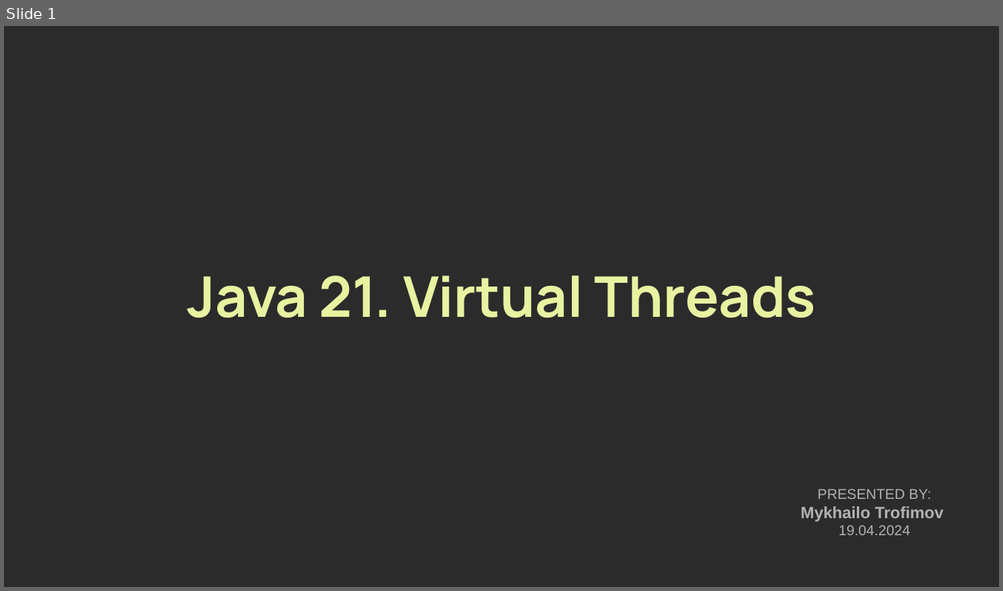
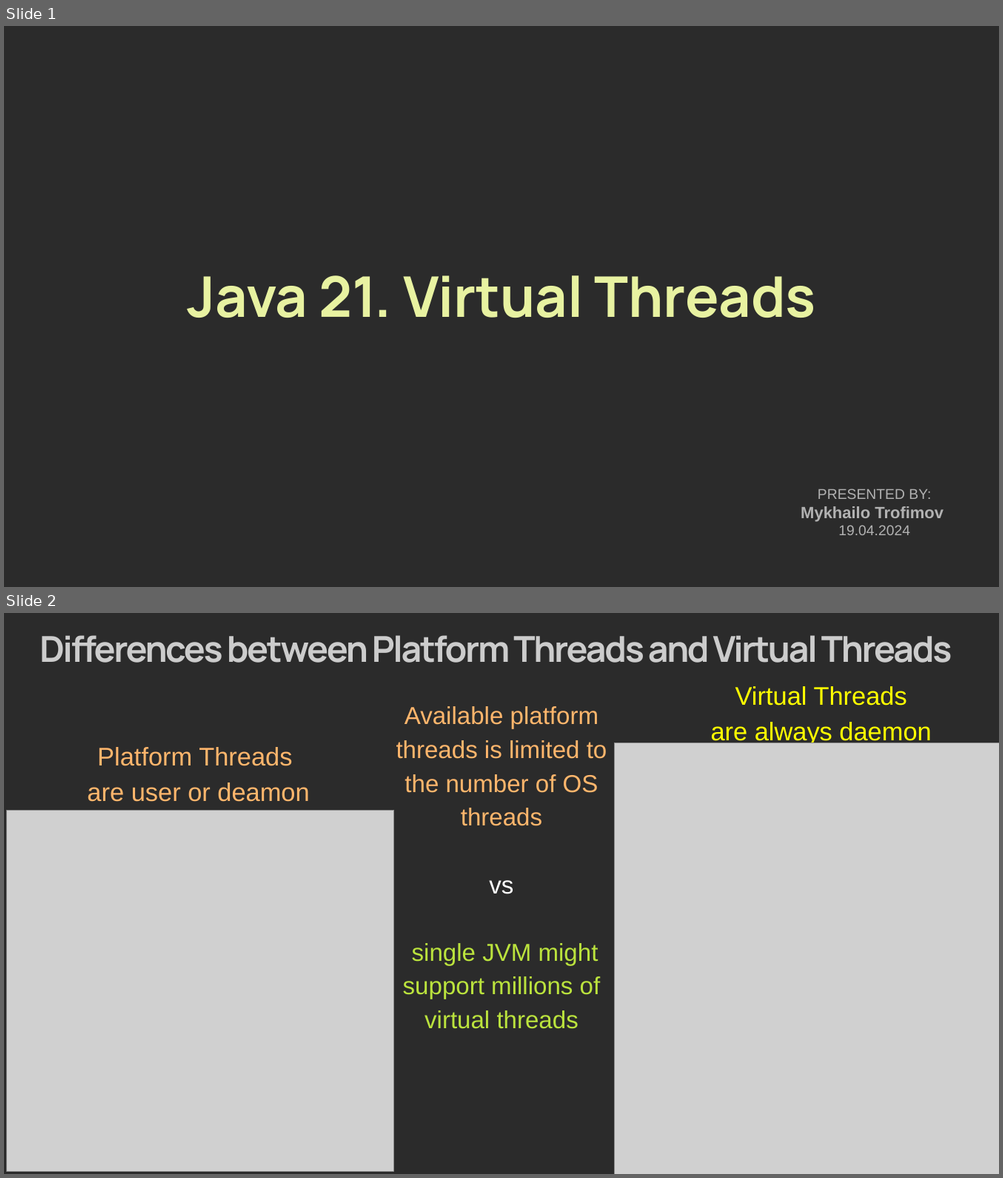
Before and after one commit to TrofimovMishka/java_virtual_threads, a slide deck: presentation/Java21-VirtualThreads.odp. Shown one above the other, each under a label of ours: slide 1 before the commit, slides 1 and 2 after it. The pictures are 1003x591 and 1003x1178 pixels, drawn with LibreOffice and Linux fonts; fonts in the diff are those of the drawing; grey boxes stand for pictures; background and template pictures are left out; a plain dark background stands for a picture behind light text. Boxes give left, top, right and bottom in pixels: in the first picture for what was removed or moved away, otherwise in the second. Text is boxed around its words. In the diff, an @@ line names an element or a change of style, - is before the commit and + after.

```diff
--- a/presentation/Java21-VirtualThreads.odp
+++ b/presentation/Java21-VirtualThreads.odp
@@ slide 2 added at [4, 613, 999, 1174], background picture (left out) @@
@@ title added at [40, 635, 952, 663], 35 pt, text #CCCCCC, bold @@
+Differences between Platform Threads and Virtual Threads
@@ title added at [711, 686, 930, 745], 25 pt, text #FFFF00 @@
+Virtual Threads
+are always daemon
@@ title added at [396, 706, 607, 1029], 24 pt, text #FFB66C @@
+Available platform threads is limited to the number of OS threads
+vs
+single JVM might support millions of virtual threads
@@ picture added at [614, 743, 999, 1174] @@
@@ title added at [87, 747, 309, 802], 25 pt, text #FFB66C @@
+Platform Threads
+are user or deamon
@@ picture added at [7, 810, 394, 1171] @@
```
Also in this commit, not shown: 5 other slides added, 1 slide removed, 15 other files.
